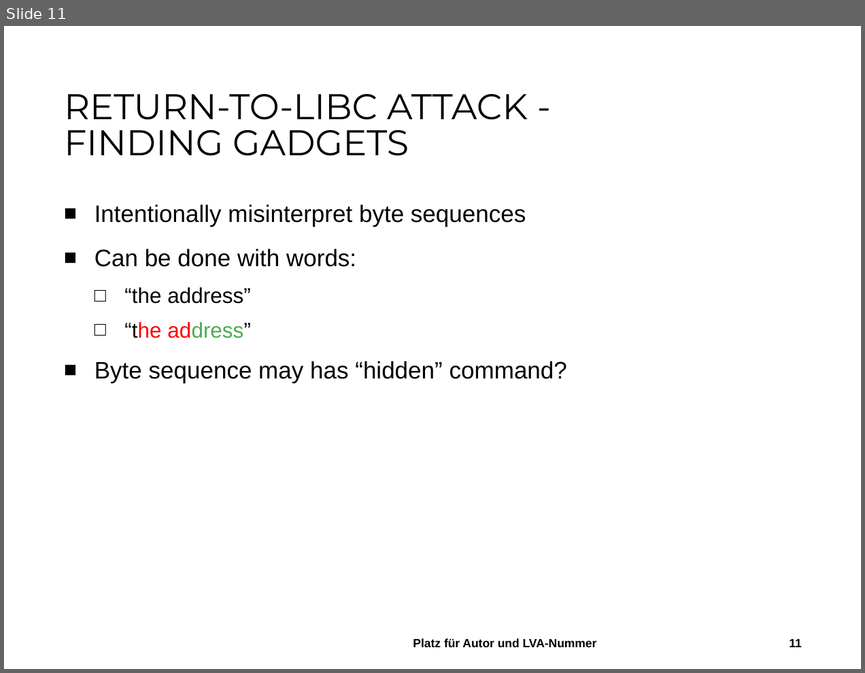
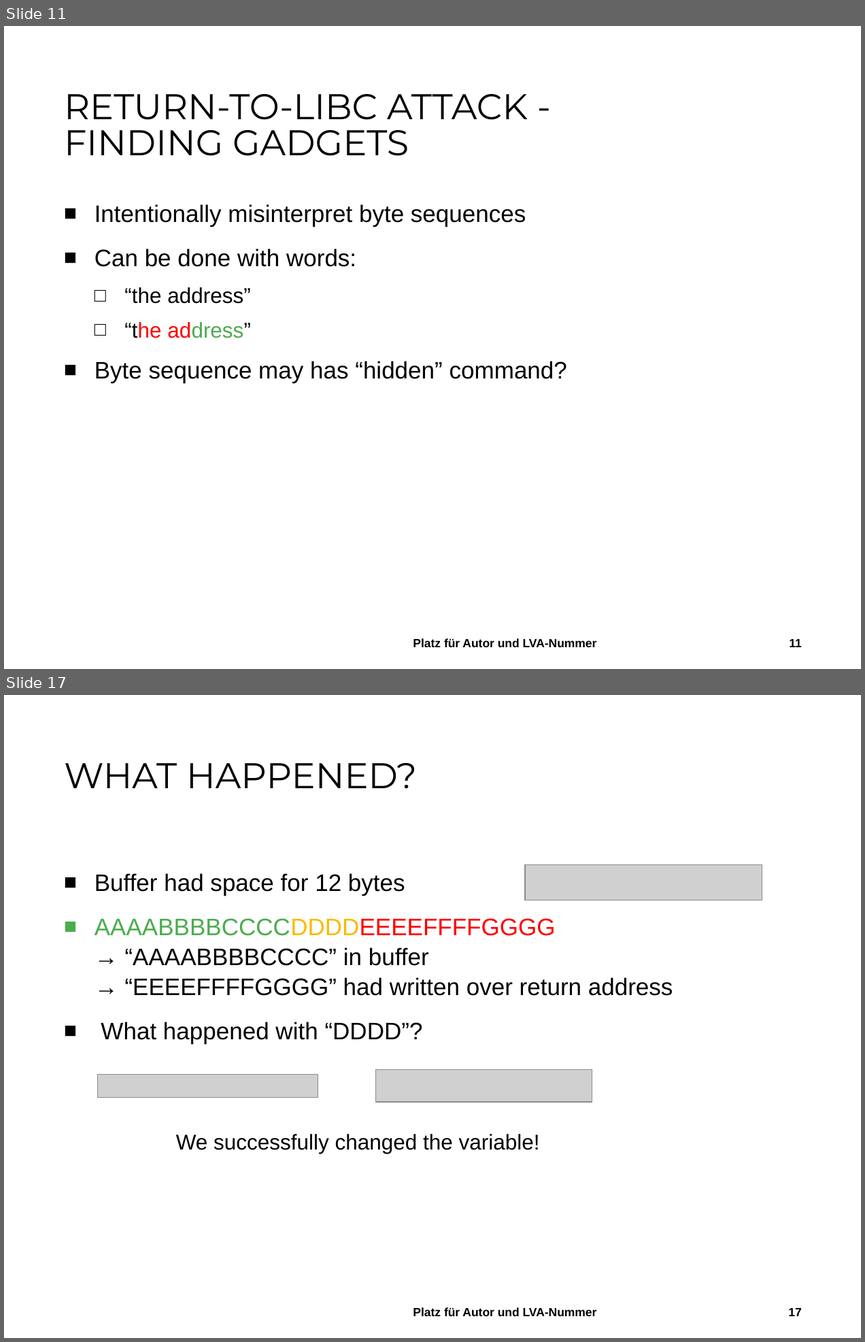
Before and after one commit to StefanHaslhofer/Seminar_Networks_and_Security, a slide deck: ROP.pptx. Shown one above the other, each under a label of ours: slide 11 before the commit, slides 11 and 17 after it; the slides between them are not shown. The pictures are 865x673 and 865x1342 pixels, drawn with LibreOffice and Linux fonts; fonts in the diff are those of the drawing; grey boxes stand for pictures; background and template pictures are left out. Boxes give left, top, right and bottom in pixels: in the first picture for what was removed or moved away, otherwise in the second. Text is boxed around its words. In the diff, an @@ line names an element or a change of style, - is before the commit and + after.

```diff
--- a/ROP.pptx
+++ b/ROP.pptx
@@ slide 17 added at (4, 695, 861, 1338), background #FFFFFF @@
@@ title added at (64, 763, 417, 789), 30 pt, text #000000 @@
+WHAT HAPPENED?
@@ text added at (94, 873, 673, 1044), 20 pt, text #000000 @@
+■ Buffer had space for 12 bytes
+■ AAAABBBBCCCCDDDDEEEEFFFFGGGG
+  → “AAAABBBBCCCC” in buffer
+  → “EEEEFFFFGGGG” had written over return address
+■ What happened with “DDDD”?
@@ picture added at (525, 864, 762, 900) @@
@@ picture added at (97, 1074, 317, 1097) @@
@@ picture added at (376, 1070, 592, 1102) @@
@@ text added at (176, 1134, 540, 1153), 18 pt, text #000000 @@
+We successfully changed the variable!
@@ text added at (413, 1307, 597, 1316), 10 pt, text #000000, bold @@
+Platz für Autor und LVA-Nummer
@@ page number added at (788, 1308, 801, 1316), 10 pt, text #000000, bold @@
+17
```
Also in this commit, not shown: 4 slides changed, 17 other slides added.
